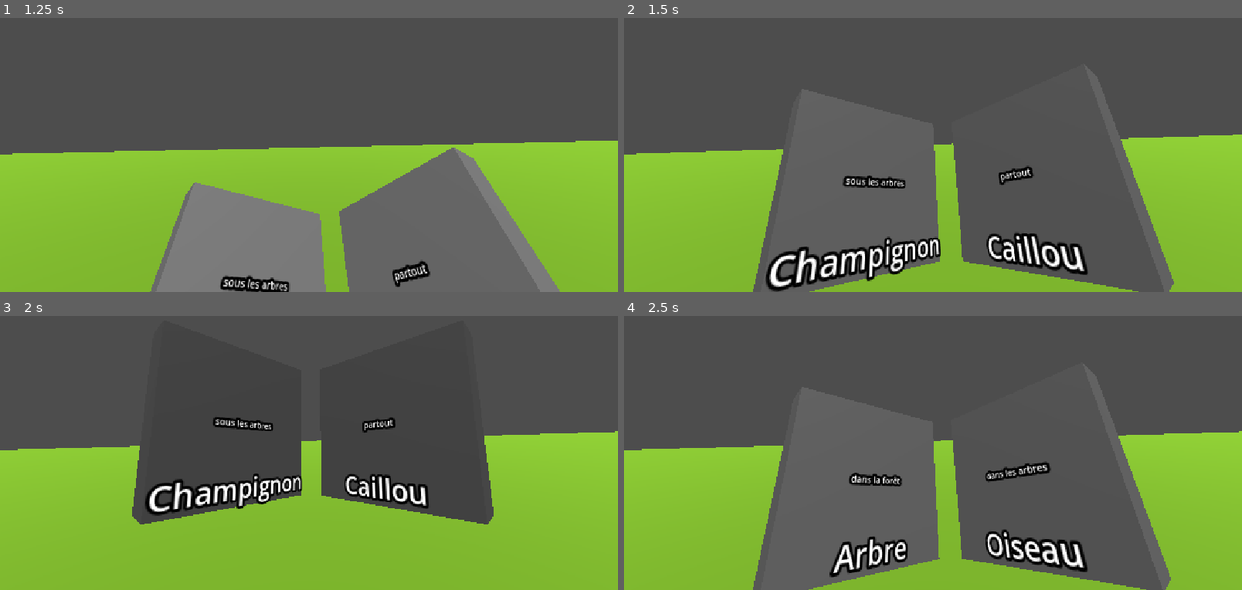
Above: before the commit, frames 1-4 (two rows, left to right).
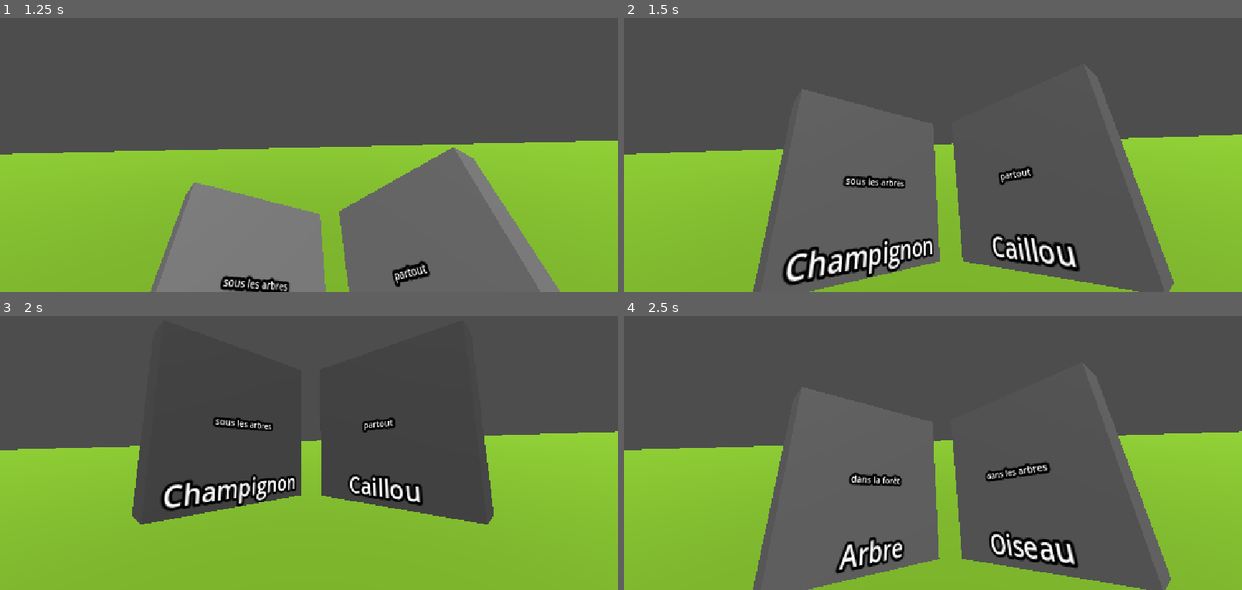
Above: after the commit, the same moments.

Repository: flatweb/gamejam4photo
Game: Godot game, scene res://root.tscn
The game is run twice, just before and just after one commit, with the same random seed, the same clock (stepped at 60 frames per second) and the same inputs. The engine's default icon, where the game draws it, is replaced by a stand-in: a white triangle on a blue panel in a dark square.
Inputs:
- Up to frame 1 (1.25 s): tap Enter (ui_accept) at 0.5, 0.77 s; hold Right (right) from 0.53 s (still down); tap Q (album) at 0.6 s
- Up to frame 2 (1.5 s): release Right (right) at 1.28 s; hold Down (back) from 1.28 s (still down); tap Q (album) at 1.35 s
- Up to frame 3 (2 s): keep holding Down (back); tap Enter (ui_accept) at 1.52 s
- Up to frame 4 (2.5 s): tap Enter (ui_accept) at 2 s; release Down (back) at 2.03 s; hold Right (right) from 2.03 s (still down); hold Up (front) from 2.03 s (still down); tap Q (album) at 2.3 s

Frame 1 is identical in both runs. In frame 2, 3.5% of the frame differs, in the area x 22-76%, y 78-100%; in frame 3, 2.5%; in frame 4, 2.1%.

Commit message:
Amélioration album et page (sons, changement de la texture -- ne marche pas)

Diff:
--- a/album.gd
+++ b/album.gd
@@ -15,6 +15,12 @@
 	changetopageon()
 	pass # Replace with function body.
 
+func open():
+	$AudioOpen.play()
+
+func close():
+	$AudioOpen.play()
+
 func pageprev():
 	pageon = max(0,pageon-2)
 	changetopageon()
@@ -26,6 +32,7 @@
 	pass
 
 func changetopageon():
+	$AudioTurn.play()
 	change(Cote.GAUCHE,quests[pageon]["img"],quests[pageon]["titre"],quests[pageon]["indice"])
 	change(Cote.DROITE,quests[pageon+1]["img"],quests[pageon+1]["titre"],quests[pageon+1]["indice"])
 
--- a/album.tscn
+++ b/album.tscn
@@ -13,3 +13,7 @@
 transform = Transform3D(1, 0, 0, 0, 1, 0, 0, 0, 1, 0.11577237, 0, -1.0126221)
 
 [node name="AnimationPlayer" type="AnimationPlayer" parent="." unique_id=649497298]
+
+[node name="AudioOpen" type="AudioStreamPlayer3D" parent="." unique_id=324274529]
+
+[node name="AudioTurn" type="AudioStreamPlayer3D" parent="." unique_id=1167697134]
--- a/page.gd
+++ b/page.gd
@@ -12,6 +12,10 @@
 func change(img : Image, titre : String, indice : String):
 	if img == null:
 		$Sprite3D.hide()
+		$Image3D.hide()
+		var imgpng = ResourceLoader.load("res://icon.svg")
+		$Image3D.mesh.material.set_texture(BaseMaterial3D.TextureParam.TEXTURE_ALBEDO,img)  ##FIXME
+		#print (xx)
 	if img != null:
 		pass # TODO remplacer l'image par la photo
 		$Sprite3D.show()
--- a/page.tscn
+++ b/page.tscn
@@ -5,6 +5,12 @@
 
 [sub_resource type="BoxMesh" id="BoxMesh_vpl4w"]
 size = Vector3(1, 1, 0.21240234)
+
+[sub_resource type="StandardMaterial3D" id="StandardMaterial3D_phrhr"]
+albedo_texture = ExtResource("1_nl5ea")
+
+[sub_resource type="PlaneMesh" id="PlaneMesh_7tx1s"]
+material = SubResource("StandardMaterial3D_phrhr")
 
 [node name="Page" type="MeshInstance3D" unique_id=133376510]
 mesh = SubResource("BoxMesh_vpl4w")
@@ -17,6 +23,7 @@
 [node name="LabelTitre" type="Label3D" parent="." unique_id=795662586]
 transform = Transform3D(1, 0, 0, 0, 1, 0, 0, 0, 1, 0, -0.39043558, 0.12498373)
 text = "Blabla"
+font_size = 28
 
 [node name="LabelIndice" type="Label3D" parent="." unique_id=823470959]
 transform = Transform3D(1, 0, 0, 0, 1, 0, 0, 0, 1, 0, 0, 0.11889553)
@@ -24,3 +31,6 @@
 font_size = 11
 autowrap_mode = 2
 width = 200.0
+
+[node name="Image3D" type="MeshInstance3D" parent="." unique_id=2017813322]
+mesh = SubResource("PlaneMesh_7tx1s")
